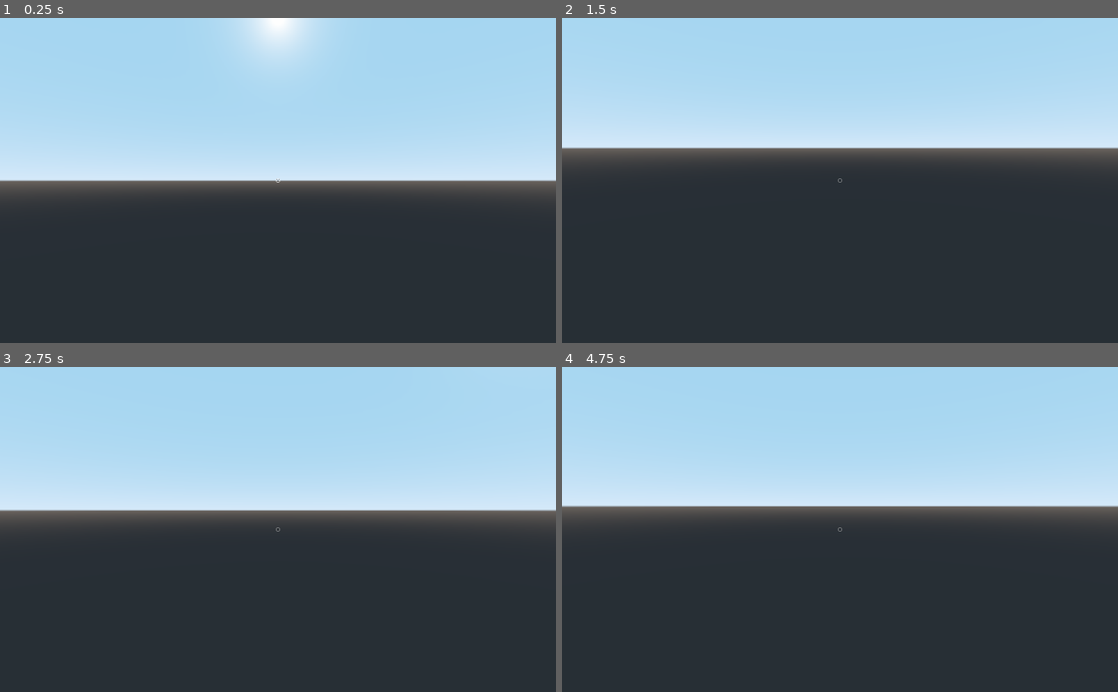
Above: before the commit, frames 1-4 (two rows, left to right).
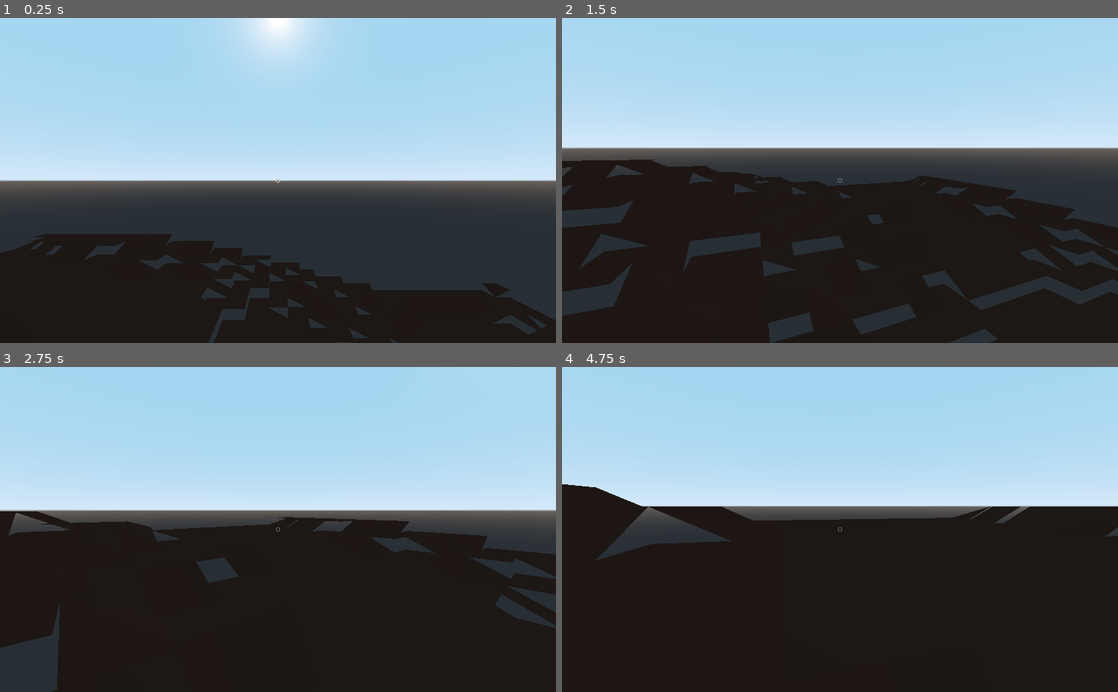
Above: after the commit, the same moments.

Repository: ihave13digits/AutomatonUprising
Game: Godot game, scene res://scene/Main.tscn
The game is run twice, just before and just after one commit, with the same random seed, the same clock (stepped at 60 frames per second) and the same inputs.
Inputs (mouse positions are in pixels of both pictures, inside the frame that each line leads up to):
- Up to frame 1 (0.25 s): no input
- Up to frame 2 (1.5 s): tap Enter at 0.5 s; move the mouse to (962, 164) at 0.52 s; hold D (move_right) 0.53-1.28 s; hold Right mouse button (create) 0.53-1.28 s; click (962, 164) at 0.67 s; tap Space (jump) at 0.77 s; move the mouse to (812, 180) at 1.27 s; hold W (move_forward) from 1.28 s (still down); click (812, 180) at 1.35 s
- Up to frame 3 (2.75 s): keep holding W (move_forward); tap Space (jump) at 1.52 s; move the mouse to (289, 523) at 2.02 s; hold Shift (jog) from 2.03 s (still down)
- Up to frame 4 (4.75 s): keep holding W (move_forward); move the mouse to (834, 536) at 2.77 s; release Shift (jog) at 2.78 s; tap Ctrl (run) at 2.85 s; tap Space (jump) at 3.02, 3.77, 4.52 s; move the mouse to (878, 532) at 3.52 s; hold Right mouse button (create) 3.53-4.28 s; move the mouse to (795, 526) at 4.27 s; click (795, 526) at 4.35 s

The runs differ from the first frame. In frame 1, 23% of the frame differs, in the area x 0-100%, y 66-100%; in frame 2, 43%; in frame 3, 47%; in frame 4, 55%, in the area x 0-100%, y 36-100%.

Commit message:
updated core

Diff:
--- a/data/Data.gd
+++ b/data/Data.gd
@@ -846,7 +846,7 @@
 
 		"physics" : {
 			"world_size" : 4,
-			"chunk_size" : 8,
+			"chunk_size" : 4,
 			"tile_size" : 2,
 
 			"max_height" : 16.0,
--- a/scene/Main.gd
+++ b/scene/Main.gd
@@ -11,8 +11,8 @@
 	world = $World
 
 	world.generate_world_data()
-	for x in range(Data.physics['world_size']):
-		for z in range(Data.physics['world_size']):
+	for x in range(-Data.physics['world_size'], Data.physics['world_size']):
+		for z in range(-Data.physics['world_size'], Data.physics['world_size']):
 			world.generate_chunk(x, z)
 
 func _update_cursor():
--- a/scene/World.gd
+++ b/scene/World.gd
@@ -12,22 +12,199 @@
 var data = {}
 
 var mask = {
+		'0 -1 0 1 1 1 1 1' : {'tile' : 'tilecave', 'rot' : 90},
+		'0 -1 0 1 0 1 1 1' : {'tile' : 'tilecave', 'rot' : 90},
+		'0 -1 0 1 1 1 0 1' : {'tile' : 'tilecave', 'rot' : 90},
+		'-1 -2 -1 0 0 0 0 0' : {'tile' : 'tilecave', 'rot' : 90},
+		'-1 -2 -1 0 0 1 0 0' : {'tile' : 'tilecave', 'rot' : 90},
+		'-1 -2 -1 0 1 1 0 0' : {'tile' : 'tilecave', 'rot' : 90},
+		'-1 -2 -1 0 0 1 1 0' : {'tile' : 'tilecave', 'rot' : 90},
+		'-1 -2 -1 0 1 1 1 0' : {'tile' : 'tilecave', 'rot' : 90},
+		'-1 -2 -1 0 1 2 1 0' : {'tile' : 'tilecave', 'rot' : 90},
 		'-1 -1 -1 0 0 0 0 0' : {'tile' : 'tilecave', 'rot' : 90},
-		'0 -1 -1 -1 0 0 0 0' : {'tile' : 'tileside', 'rot' : 90},
+		'-1 -1 -1 0 0 1 0 0' : {'tile' : 'tilecave', 'rot' : 90},
+		'-1 -1 -1 0 1 1 0 0' : {'tile' : 'tilecave', 'rot' : 90},
+		'-1 -1 -1 0 0 1 1 0' : {'tile' : 'tilecave', 'rot' : 90},
+		'-1 -1 -1 0 1 1 1 0' : {'tile' : 'tilecave', 'rot' : 90},
+		'-1 -1 -1 0 1 2 1 0' : {'tile' : 'tilecave', 'rot' : 90},
+		'-1 -1 -1 -1 0 1 0 0' : {'tile' : 'tilecave', 'rot' : 90},
+		'-1 -1 -1 0 0 1 0 -1' : {'tile' : 'tilecave', 'rot' : 90},
+		'-1 -1 -1 -1 0 0 0 0' : {'tile' : 'tilecave', 'rot' : 90},
+		'-1 -1 -1 -1 1 1 1 1' : {'tile' : 'tilecave', 'rot' : 90},
+
+		'1 0 -1 0 1 1 1 1' : {'tile' : 'tilecave', 'rot' : 180},
+		'1 0 -1 0 1 0 1 1' : {'tile' : 'tilecave', 'rot' : 180},
+		'1 0 -1 0 1 1 1 0' : {'tile' : 'tilecave', 'rot' : 180},
+		'0 0 -1 -2 -1 0 0 0' : {'tile' : 'tilecave', 'rot' : 180},
+		'0 0 -1 -2 -1 0 0 1' : {'tile' : 'tilecave', 'rot' : 180},
+		'0 0 -1 -2 -1 0 1 1' : {'tile' : 'tilecave', 'rot' : 180},
+		'1 0 -1 -2 -1 0 0 1' : {'tile' : 'tilecave', 'rot' : 180},
+		'1 0 -1 -2 -1 0 1 1' : {'tile' : 'tilecave', 'rot' : 180},
+		'1 0 -1 -2 -1 0 1 2' : {'tile' : 'tilecave', 'rot' : 180},
 		'0 0 -1 -1 -1 0 0 0' : {'tile' : 'tilecave', 'rot' : 180},
-		'0 0 0 -1 -1 -1 0 0' : {'tile' : 'tileside', 'rot' : 180},
+		'0 0 -1 -1 -1 0 0 1' : {'tile' : 'tilecave', 'rot' : 180},
+		'0 0 -1 -1 -1 0 1 1' : {'tile' : 'tilecave', 'rot' : 180},
+		'1 0 -1 -1 -1 0 0 1' : {'tile' : 'tilecave', 'rot' : 180},
+		'1 0 -1 -1 -1 0 1 1' : {'tile' : 'tilecave', 'rot' : 180},
+		'1 0 -1 -1 -1 0 1 2' : {'tile' : 'tilecave', 'rot' : 180},
+		'0 -1 -1 -1 -1 0 0 1' : {'tile' : 'tilecave', 'rot' : 180},
+		'0 0 -1 -1 -1 -1 0 1' : {'tile' : 'tilecave', 'rot' : 180},
+		'0 -1 -1 -1 -1 0 0 0' : {'tile' : 'tilecave', 'rot' : 180},
+		'1 -1 -1 -1 -1 1 1 1' : {'tile' : 'tilecave', 'rot' : 180},
+
+		'1 1 0 -1 0 1 1 1' : {'tile' : 'tilecave', 'rot' : 270},
+		'1 1 0 -1 0 1 0 1' : {'tile' : 'tilecave', 'rot' : 270},
+		'0 1 0 -1 0 1 1 1' : {'tile' : 'tilecave', 'rot' : 270},
+		'0 0 0 0 -1 -2 -1 0' : {'tile' : 'tilecave', 'rot' : 270},
+		'0 1 0 0 -1 -2 -1 0' : {'tile' : 'tilecave', 'rot' : 270},
+		'1 1 0 0 -1 -2 -1 0' : {'tile' : 'tilecave', 'rot' : 270},
+		'0 1 1 0 -1 -2 -1 0' : {'tile' : 'tilecave', 'rot' : 270},
+		'1 1 1 0 -1 -2 -1 0' : {'tile' : 'tilecave', 'rot' : 270},
+		'1 2 1 0 -1 -2 -1 0' : {'tile' : 'tilecave', 'rot' : 270},
 		'0 0 0 0 -1 -1 -1 0' : {'tile' : 'tilecave', 'rot' : 270},
-		'0 0 0 0 0 -1 -1 -1' : {'tile' : 'tileside', 'rot' : 270},
+		'0 1 0 0 -1 -1 -1 0' : {'tile' : 'tilecave', 'rot' : 270},
+		'1 1 0 0 -1 -1 -1 0' : {'tile' : 'tilecave', 'rot' : 270},
+		'0 1 1 0 -1 -1 -1 0' : {'tile' : 'tilecave', 'rot' : 270},
+		'1 1 1 0 -1 -1 -1 0' : {'tile' : 'tilecave', 'rot' : 270},
+		'1 2 1 0 -1 -1 -1 0' : {'tile' : 'tilecave', 'rot' : 270},
+		'0 1 0 -1 -1 -1 -1 0' : {'tile' : 'tilecave', 'rot' : 270},
+		'0 1 0 0 -1 -1 -1 -1' : {'tile' : 'tilecave', 'rot' : 270},
+		'0 0 -1 -1 -1 -1 0 0' : {'tile' : 'tilecave', 'rot' : 180},
+		'1 1 -1 -1 -1 -1 1 1' : {'tile' : 'tilecave', 'rot' : 180},
+
+		'-1 0 1 1 1 1 1 0' : {'tile' : 'tilecave', 'rot' : 90},
+		'-1 0 1 0 1 1 1 0' : {'tile' : 'tilecave', 'rot' : 90},
+		'-1 0 1 1 1 0 1 0' : {'tile' : 'tilecave', 'rot' : 90},
+		'-1 0 0 0 0 0 -1 -2' : {'tile' : 'tilecave', 'rot' : 0},
+		'-1 0 0 1 0 0 -1 -2' : {'tile' : 'tilecave', 'rot' : 0},
+		'-1 0 1 1 0 0 -1 -2' : {'tile' : 'tilecave', 'rot' : 0},
+		'-1 0 0 1 1 0 -1 -2' : {'tile' : 'tilecave', 'rot' : 0},
+		'-1 0 1 1 1 0 -1 -2' : {'tile' : 'tilecave', 'rot' : 0},
+		'-1 0 1 2 1 0 -1 -2' : {'tile' : 'tilecave', 'rot' : 0},
 		'-1 0 0 0 0 0 -1 -1' : {'tile' : 'tilecave', 'rot' : 0},
-		'-1 -1 0 0 0 0 0 -1' : {'tile' : 'tileside', 'rot' : 0},
+		'-1 0 0 1 0 0 -1 -1' : {'tile' : 'tilecave', 'rot' : 0},
+		'-1 0 1 1 0 0 -1 -1' : {'tile' : 'tilecave', 'rot' : 0},
+		'-1 0 0 1 1 0 -1 -1' : {'tile' : 'tilecave', 'rot' : 0},
+		'-1 0 1 1 1 0 -1 -1' : {'tile' : 'tilecave', 'rot' : 0},
+		'-1 0 1 2 1 0 -1 -1' : {'tile' : 'tilecave', 'rot' : 0},
+		'-1 0 0 1 0 -1 -1 -1' : {'tile' : 'tilecave', 'rot' : 0},
+		'-1 -1 0 1 0 0 -1 -1' : {'tile' : 'tilecave', 'rot' : 0},
+		'0 0 0 -1 -1 -1 -1 0' : {'tile' : 'tilecave', 'rot' : 0},
+		'1 1 1 -1 -1 -1 -1 1' : {'tile' : 'tilecave', 'rot' : 0},
+
+
+
+		'1 1 1 1 0 -1 0 0' : {'tile' : 'tileside', 'rot' : 270},
+		'1 1 1 1 0 0 0 0' : {'tile' : 'tileside', 'rot' : 270},
+		'0 1 1 1 1 0 0 0' : {'tile' : 'tileside', 'rot' : 270},
+		'0 1 1 1 0 0 0 0' : {'tile' : 'tileside', 'rot' : 270},
+		'0 1 1 1 0 0 -1 0' : {'tile' : 'tileside', 'rot' : 270},
+		'0 1 1 1 0 -1 -1 0' : {'tile' : 'tileside', 'rot' : 270},
+		'0 1 1 1 0 0 -1 -1' : {'tile' : 'tileside', 'rot' : 270},
+		'0 1 1 1 0 -1 -1 -1' : {'tile' : 'tileside', 'rot' : 270},
+		'1 1 1 1 -1 -1 -1 0' : {'tile' : 'tileside', 'rot' : 270},
+		'0 1 1 1 -1 -1 -1 1' : {'tile' : 'tileside', 'rot' : 270},
+
+		'0 0 1 1 1 1 0 -1' : {'tile' : 'tileside', 'rot' : 0},
+		'0 0 1 1 1 1 0 0' : {'tile' : 'tileside', 'rot' : 0},
+		'0 0 0 1 1 1 1 0' : {'tile' : 'tileside', 'rot' : 0},
+		'0 0 0 1 1 1 0 0' : {'tile' : 'tileside', 'rot' : 0},
+		'-1 0 0 1 1 1 0 0' : {'tile' : 'tileside', 'rot' : 0},
+		'-1 0 0 1 1 1 0 -1' : {'tile' : 'tileside', 'rot' : 0},
+		'-1 -1 0 1 1 1 0 0' : {'tile' : 'tileside', 'rot' : 0},
+		'-1 -1 0 1 1 1 0 -1' : {'tile' : 'tileside', 'rot' : 0},
+		'-1 -1 1 1 1 1 0 -1' : {'tile' : 'tileside', 'rot' : 0},
+		'-1 -1 0 1 1 1 1 -1' : {'tile' : 'tileside', 'rot' : 0},
+
+		'0 0 -1 0 1 1 1 1' : {'tile' : 'tileside', 'rot' : 90},
+		'0 0 0 0 1 1 1 1' : {'tile' : 'tileside', 'rot' : 90},
+		'1 0 0 0 0 1 1 1' : {'tile' : 'tileside', 'rot' : 90},
+		'0 0 0 0 0 1 1 1' : {'tile' : 'tileside', 'rot' : 90},
+		'0 0 -1 0 0 1 1 1' : {'tile' : 'tileside', 'rot' : 90},
+		'0 -1 -1 0 0 1 1 1' : {'tile' : 'tileside', 'rot' : 90},
+		'0 0 -1 -1 0 1 1 1' : {'tile' : 'tileside', 'rot' : 90},
+		'0 -1 -1 -1 0 1 1 1' : {'tile' : 'tileside', 'rot' : 90},
+		'0 -1 -1 -1 1 1 1 1' : {'tile' : 'tileside', 'rot' : 90},
+		'1 -1 -1 -1 0 1 1 1' : {'tile' : 'tileside', 'rot' : 90},
+
+		'1 1 0 0 -1 0 1 1' : {'tile' : 'tileside', 'rot' : 180},
+		'1 1 0 0 0 0 1 1' : {'tile' : 'tileside', 'rot' : 180},
+		'1 1 1 0 0 0 0 1' : {'tile' : 'tileside', 'rot' : 180},
+		'1 1 0 0 0 0 0 1' : {'tile' : 'tileside', 'rot' : 180},
+		'1 1 0 0 -1 0 0 1' : {'tile' : 'tileside', 'rot' : 180},
+		'1 1 0 -1 -1 0 0 1' : {'tile' : 'tileside', 'rot' : 180},
+		'1 1 0 0 -1 -1 0 1' : {'tile' : 'tileside', 'rot' : 180},
+		'1 1 0 -1 -1 -1 0 1' : {'tile' : 'tileside', 'rot' : 180},
+		'1 1 0 -1 -1 -1 1 1' : {'tile' : 'tileside', 'rot' : 180},
+		'1 1 1 -1 -1 -1 0 1' : {'tile' : 'tileside', 'rot' : 180},
+
+
+
+		'-1 -1 -1 0 2 2 2 0' : {'tile' : 'tilevert', 'rot' : 90},
+		'-1 -1 -1 0 1 2 2 0' : {'tile' : 'tilevert', 'rot' : 90},
+		'-1 -1 -1 0 2 1 2 0' : {'tile' : 'tilevert', 'rot' : 90},
+		'-1 -1 -1 0 2 2 1 0' : {'tile' : 'tilevert', 'rot' : 90},
+		'-1 -2 -1 0 2 2 2 0' : {'tile' : 'tilevert', 'rot' : 90},
+		'-1 -2 -1 0 1 2 2 0' : {'tile' : 'tilevert', 'rot' : 90},
+		'-1 -2 -1 0 2 1 2 0' : {'tile' : 'tilevert', 'rot' : 90},
+		'-1 -2 -1 0 2 2 1 0' : {'tile' : 'tilevert', 'rot' : 90},
+
+		'2 0 -1 -1 -1 0 2 2' : {'tile' : 'tilevert', 'rot' : 180},
+		'2 0 -1 -1 -1 0 1 2' : {'tile' : 'tilevert', 'rot' : 180},
+		'2 0 -1 -1 -1 0 2 1' : {'tile' : 'tilevert', 'rot' : 180},
+		'1 0 -1 -1 -1 0 2 2' : {'tile' : 'tilevert', 'rot' : 180},
+		'2 0 -1 -2 -1 0 2 2' : {'tile' : 'tilevert', 'rot' : 180},
+		'2 0 -1 -2 -1 0 1 2' : {'tile' : 'tilevert', 'rot' : 180},
+		'2 0 -1 -2 -1 0 2 1' : {'tile' : 'tilevert', 'rot' : 180},
+		'1 0 -1 -2 -1 0 2 2' : {'tile' : 'tilevert', 'rot' : 180},
+
+		'2 2 2 0 -1 -1 -1 0' : {'tile' : 'tilevert', 'rot' : 270},
+		'1 2 2 0 -1 -1 -1 0' : {'tile' : 'tilevert', 'rot' : 270},
+		'2 1 2 0 -1 -1 -1 0' : {'tile' : 'tilevert', 'rot' : 270},
+		'2 2 1 0 -1 -1 -1 0' : {'tile' : 'tilevert', 'rot' : 270},
+		'2 2 2 0 -1 -2 -1 0' : {'tile' : 'tilevert', 'rot' : 270},
+		'1 2 2 0 -1 -2 -1 0' : {'tile' : 'tilevert', 'rot' : 270},
+		'2 1 2 0 -1 -2 -1 0' : {'tile' : 'tilevert', 'rot' : 270},
+		'2 2 1 0 -1 -2 -1 0' : {'tile' : 'tilevert', 'rot' : 270},
+
+		'-1 0 2 2 2 0 -1 -1' : {'tile' : 'tilevert', 'rot' : 0},
+		'-1 0 1 2 2 0 -1 -1' : {'tile' : 'tilevert', 'rot' : 0},
+		'-1 0 2 1 2 0 -1 -1' : {'tile' : 'tilevert', 'rot' : 0},
+		'-1 0 2 2 1 0 -1 -1' : {'tile' : 'tilevert', 'rot' : 0},
+		'-1 0 2 2 2 0 -1 -2' : {'tile' : 'tilevert', 'rot' : 0},
+		'-1 0 1 2 2 0 -1 -2' : {'tile' : 'tilevert', 'rot' : 0},
+		'-1 0 2 1 2 0 -1 -2' : {'tile' : 'tilevert', 'rot' : 0},
+		'-1 0 2 2 1 0 -1 -2' : {'tile' : 'tilevert', 'rot' : 0},
+
+
+
+		'1 2 1 0 0 0 0 0' : {'tile' : 'tilevex', 'rot' : 270},
 		'1 1 1 0 0 0 0 0' : {'tile' : 'tilevex', 'rot' : 270},
-		'0 1 1 1 0 0 0 0' : {'tile' : 'tileside', 'rot' : 270},
+		'1 1 1 0 0 -1 0 0' : {'tile' : 'tilevex', 'rot' : 270},
+		'1 1 1 0 -1 -1 0 0' : {'tile' : 'tilevex', 'rot' : 270},
+		'1 1 1 0 0 -1 -1 0' : {'tile' : 'tilevex', 'rot' : 270},
+		'1 2 1 0 0 -1 -1 0' : {'tile' : 'tilevex', 'rot' : 270},
+
+		'0 0 1 2 1 0 0 0' : {'tile' : 'tilevex', 'rot' : 0},
 		'0 0 1 1 1 0 0 0' : {'tile' : 'tilevex', 'rot' : 0},
-		'0 0 0 1 1 1 0 0' : {'tile' : 'tileside', 'rot' : 0},
+		'0 0 1 1 1 0 0 -1' : {'tile' : 'tilevex', 'rot' : 0},
+		'0 0 1 1 1 0 -1 -1' : {'tile' : 'tilevex', 'rot' : 0},
+		'-1 0 1 1 1 0 0 -1' : {'tile' : 'tilevex', 'rot' : 0},
+		'-1 0 1 2 1 0 0 -1' : {'tile' : 'tilevex', 'rot' : 0},
+
+		'0 0 0 0 1 2 1 0' : {'tile' : 'tilevex', 'rot' : 90},
 		'0 0 0 0 1 1 1 0' : {'tile' : 'tilevex', 'rot' : 90},
-		'0 0 0 0 0 1 1 1' : {'tile' : 'tileside', 'rot' : 90},
+		'0 -1 0 0 1 1 1 0' : {'tile' : 'tilevex', 'rot' : 90},
+		'-1 -1 0 0 1 1 1 0' : {'tile' : 'tilevex', 'rot' : 90},
+		'0 -1 -1 0 1 1 1 0' : {'tile' : 'tilevex', 'rot' : 90},
+		'0 -1 -1 0 1 2 1 0' : {'tile' : 'tilevex', 'rot' : 90},
+
+		'1 0 0 0 0 0 1 2' : {'tile' : 'tilevex', 'rot' : 180},
 		'1 0 0 0 0 0 1 1' : {'tile' : 'tilevex', 'rot' : 180},
-		'1 1 0 0 0 0 0 1' : {'tile' : 'tileside', 'rot' : 180},
+		'1 0 0 -1 0 0 1 1' : {'tile' : 'tilevex', 'rot' : 180},
+		'1 0 -1 -1 0 0 1 1' : {'tile' : 'tilevex', 'rot' : 180},
+		'1 0 0 -1 -1 0 1 1' : {'tile' : 'tilevex', 'rot' : 180},
+		'1 0 0 -1 -1 0 1 2' : {'tile' : 'tilevex', 'rot' : 180},
 	}
 
 func _ready():
@@ -57,8 +234,8 @@
 	add_child(I)
 
 func generate_world_data():
-	for x in range(world_size*chunk_size):
-		for z in range(world_size*chunk_size):
+	for x in range(-world_size*chunk_size, world_size*chunk_size):
+		for z in range(-world_size*chunk_size, world_size*chunk_size):
 			data['%s-%s' % [x, z]] = [
 			noise_fissure.get_noise_2d(x, z),
 			noise_moisture.get_noise_2d(x, z),
